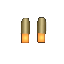
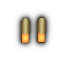
The second (64, 64) image is a revision of the first. Changes to its layers:
renamed "Pasted Layer" to "New Layer", painted on it, masked it over box(14, 10, 53, 50)
